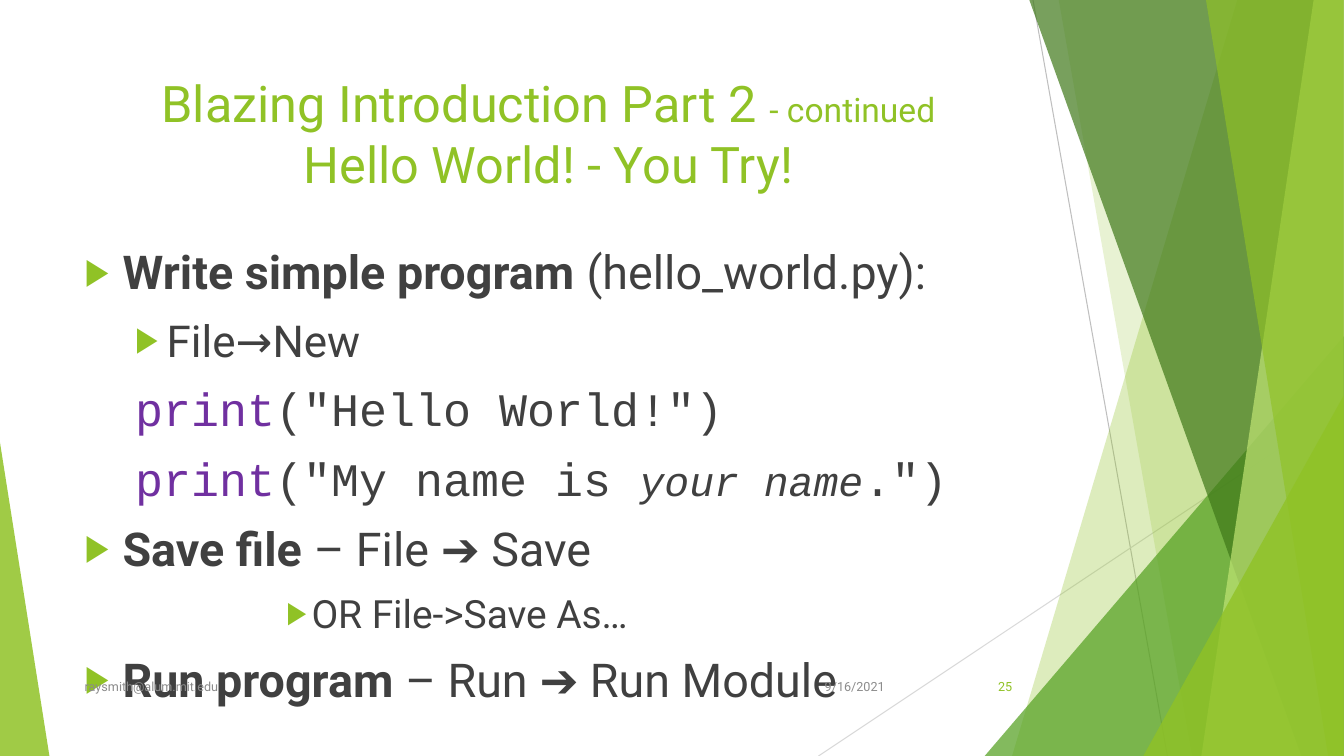
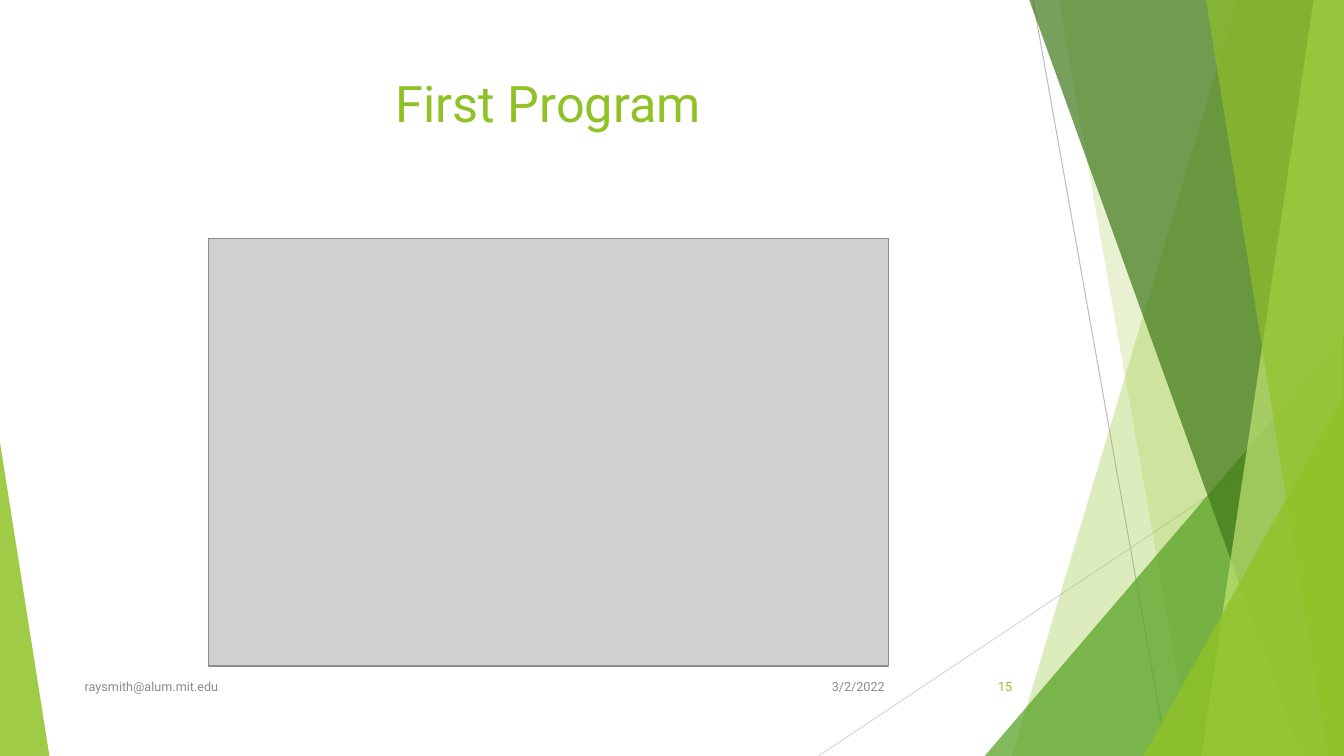
Before and after one commit to raysmith619/Introduction-To-Programming, a slide deck: slide 15 of presentation/Class_1_Introduction/Class_1_Introduction.pptx (slide 25 before the commit). Drawn at 1344x756 pixels with LibreOffice and Linux fonts; fonts in the diff are those of the drawing; grey boxes stand for pictures. Boxes give left, top, right and bottom in pixels: in the first picture for what was removed or moved away, otherwise in the second. Text is boxed around its words. In the diff, an @@ line names an element or a change of style, - is before the commit and + after.

Commit message:
Update with samples
Samples are there to for the students to run, view, change, run, view in hopes that they will experience programming quickly.

```diff
--- a/presentation/Class_1_Introduction/Class_1_Introduction.pptx
+++ b/presentation/Class_1_Introduction/Class_1_Introduction.pptx
@@ title at [396, 85, 701, 133]: text changed @@
-Blazing Introduction Part 2 - continued
-Hello World! - You Try!
+First Program
@@ picture added at [209, 238, 888, 665] @@
@@ text removed at [123, 252, 927, 707] @@
-▶ Write simple program (hello_world.py):
-  ▶ File→New
-  print("Hello World!")
-  print("My name is your name.")
-▶ Save file – File ➔ Save
-        ▶ OR File->Save As…
-▶ Run program – Run ➔ Run Module
@@ text at [832, 682, 885, 692]: text changed @@
-9/16/2021
+3/2/2022
@@ page number at [998, 682, 1012, 691]: text changed @@
-25
+15
```
Also in this commit, not shown: 25 other slides changed, 14 slides added, 12 slides removed, 48 other files.
